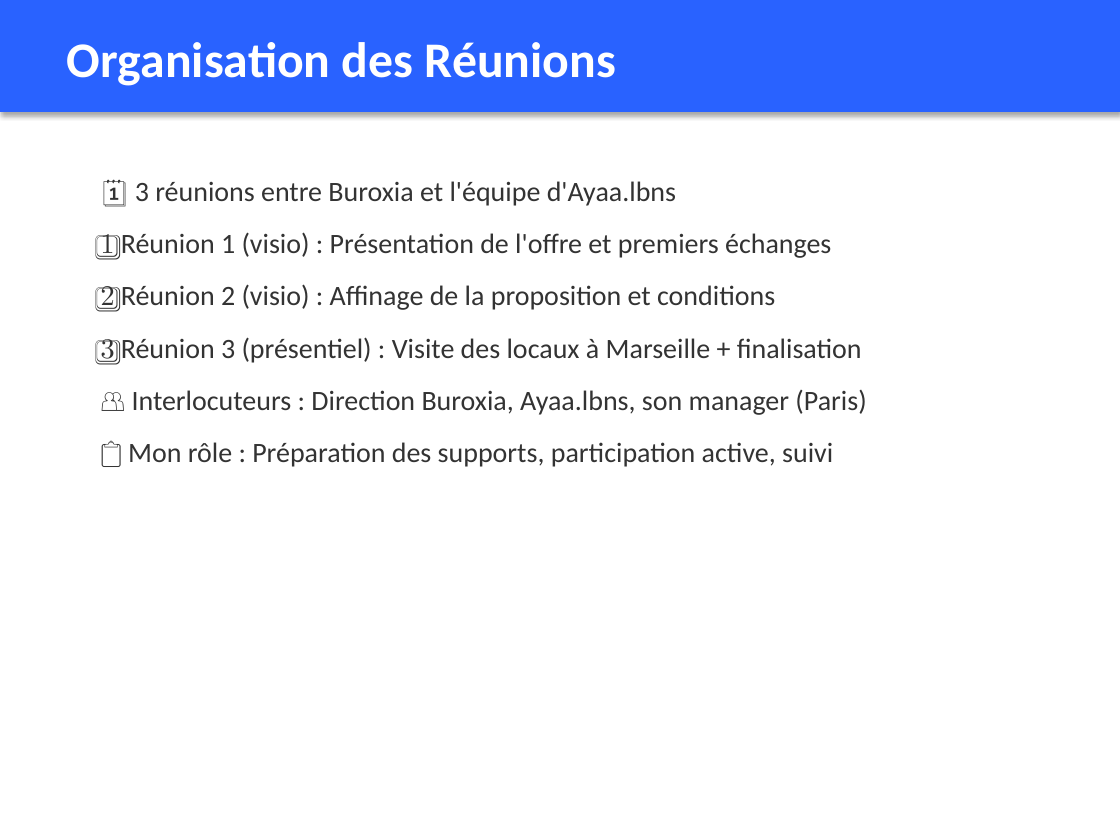
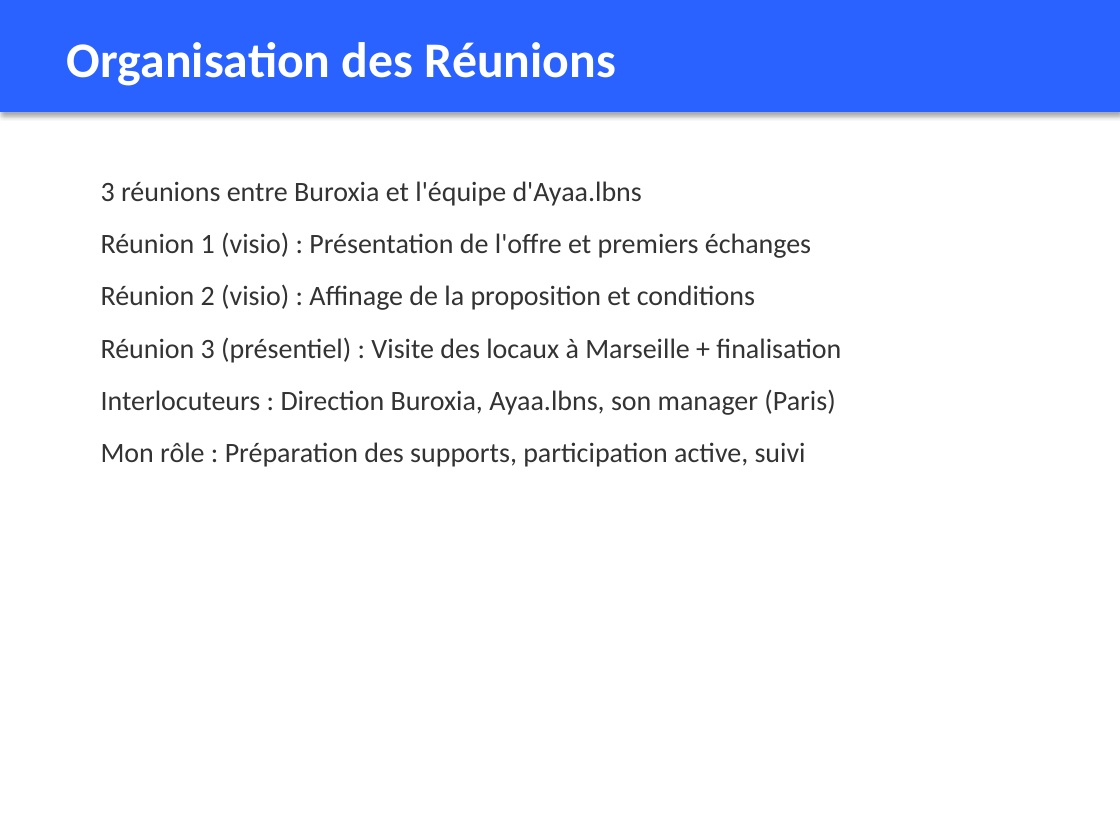
Before and after one commit to DOCK221/lbdmuser.github.io, a slide deck: slide 14 of Soutenance_Mouhamadou_Sow_B3_CDI.pptx. Drawn at 1120x840 pixels with LibreOffice and Linux fonts; fonts in the diff are those of the drawing. Boxes give left, top, right and bottom in pixels: in the first picture for what was removed or moved away, otherwise in the second. Text is boxed around its words. In the diff, an @@ line names an element or a change of style, - is before the commit and + after.

```diff
--- a/Soutenance_Mouhamadou_Sow_B3_CDI.pptx
+++ b/Soutenance_Mouhamadou_Sow_B3_CDI.pptx
@@ text at <box>101,181,841,467</box>: text changed @@
-🗓️ 3 réunions entre Buroxia et l'équipe d'Ayaa.lbns
-1️⃣ Réunion 1 (visio) : Présentation de l'offre et premiers échanges
-2️⃣ Réunion 2 (visio) : Affinage de la proposition et conditions
-3️⃣ Réunion 3 (présentiel) : Visite des locaux à Marseille + finalisation
-👥 Interlocuteurs : Direction Buroxia, Ayaa.lbns, son manager (Paris)
-📋 Mon rôle : Préparation des supports, participation active, suivi
+3 réunions entre Buroxia et l'équipe d'Ayaa.lbns
+Réunion 1 (visio) : Présentation de l'offre et premiers échanges
+Réunion 2 (visio) : Affinage de la proposition et conditions
+Réunion 3 (présentiel) : Visite des locaux à Marseille + finalisation
+Interlocuteurs : Direction Buroxia, Ayaa.lbns, son manager (Paris)
+Mon rôle : Préparation des supports, participation active, suivi
```
Also in this commit, not shown: 20 other slides changed, 2 other files.
